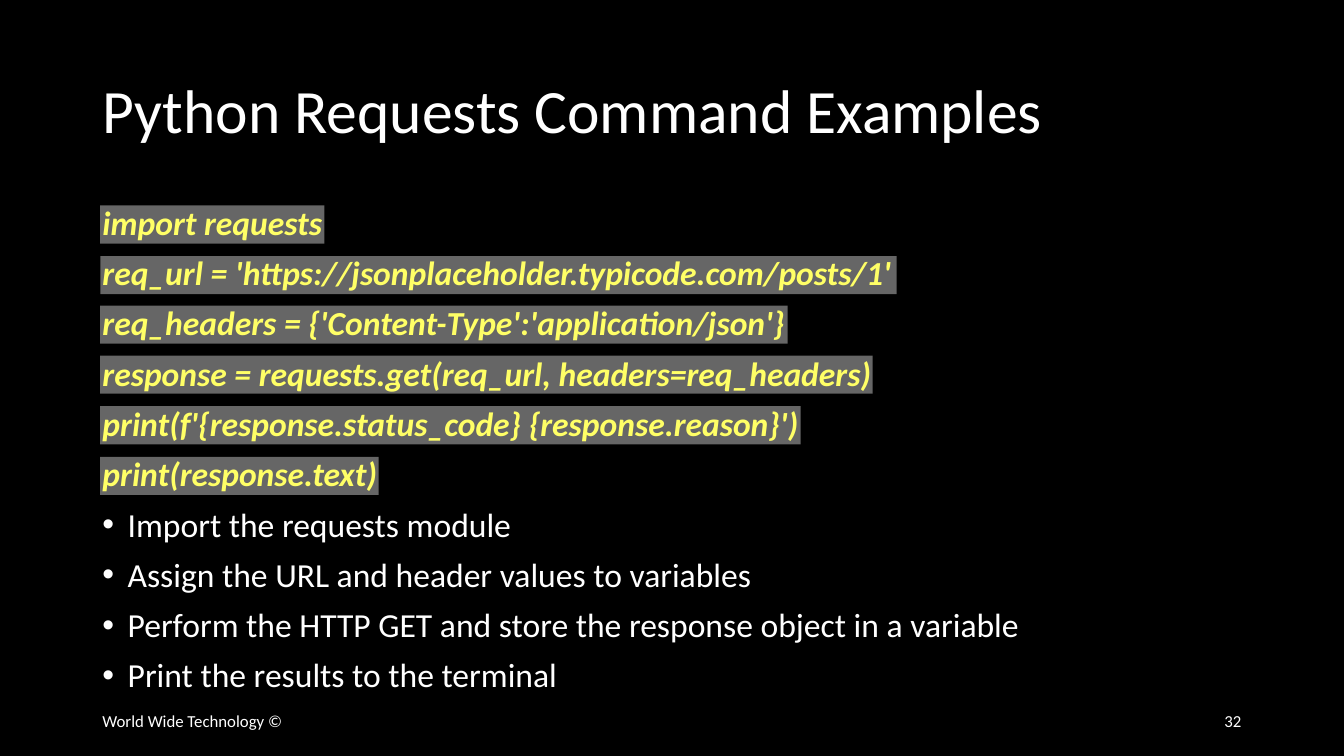
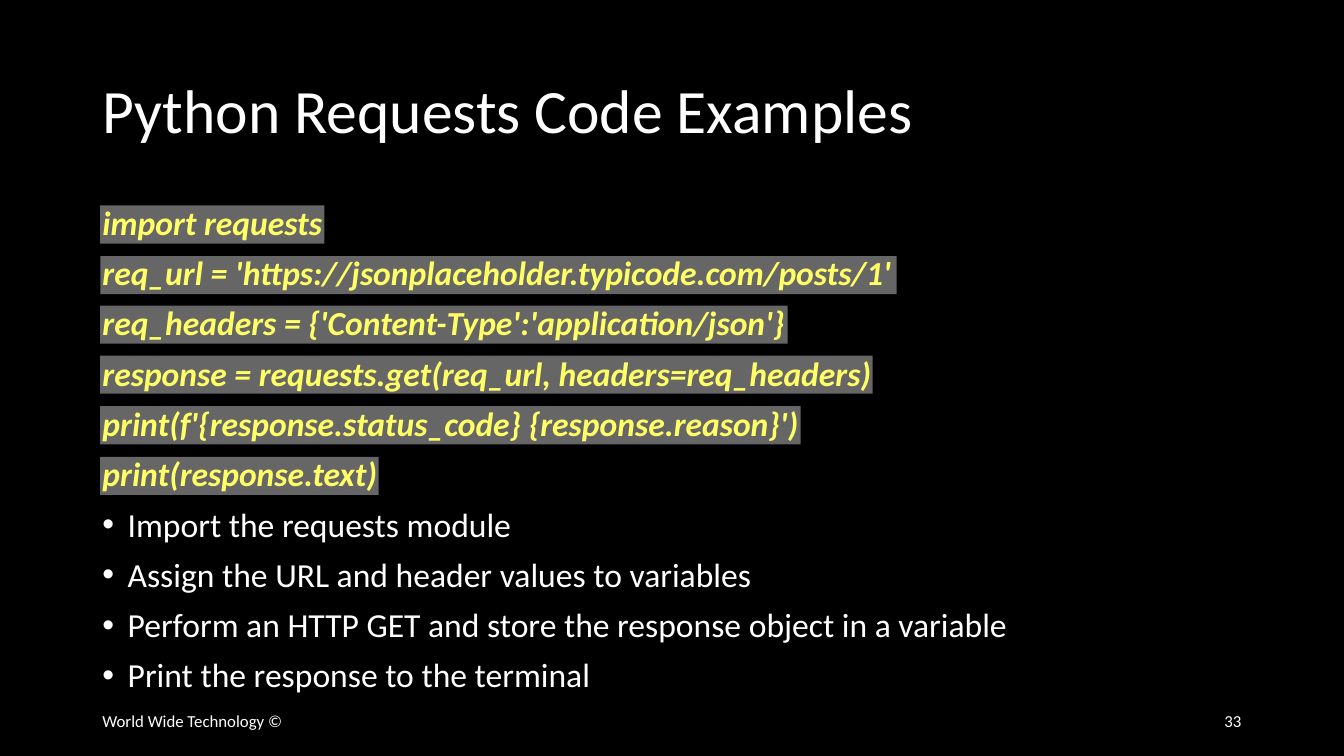
Before and after one commit to wwt/curl-requests-foundations, a slide deck: slide 33 of curl-requests-foundations.pptx (slide 32 before the commit). Drawn at 1344x756 pixels with LibreOffice and Linux fonts; fonts in the diff are those of the drawing. Boxes give left, top, right and bottom in pixels: in the first picture for what was removed or moved away, otherwise in the second. Text is boxed around its words. In the diff, an @@ line names an element or a change of style, - is before the commit and + after.

Commit message:
Added Requests slide with example POST to DNAC

```diff
--- a/curl-requests-foundations.pptx
+++ b/curl-requests-foundations.pptx
@@ title at <box>102,90,912,143</box>: text changed @@
-Python Requests Command Examples
+Python Requests Code Examples
@@ text at <box>128,613,1006,693</box>: text changed @@
-• Perform the HTTP GET and store the response object in a variable
-• Print the results to the terminal
+• Perform an HTTP GET and store the response object in a variable
+• Print the response to the terminal
@@ page number at <box>1224,716,1241,727</box>: text changed @@
-32
+33
```
Also in this commit, not shown: 2 other slides changed, 7 slides added.
